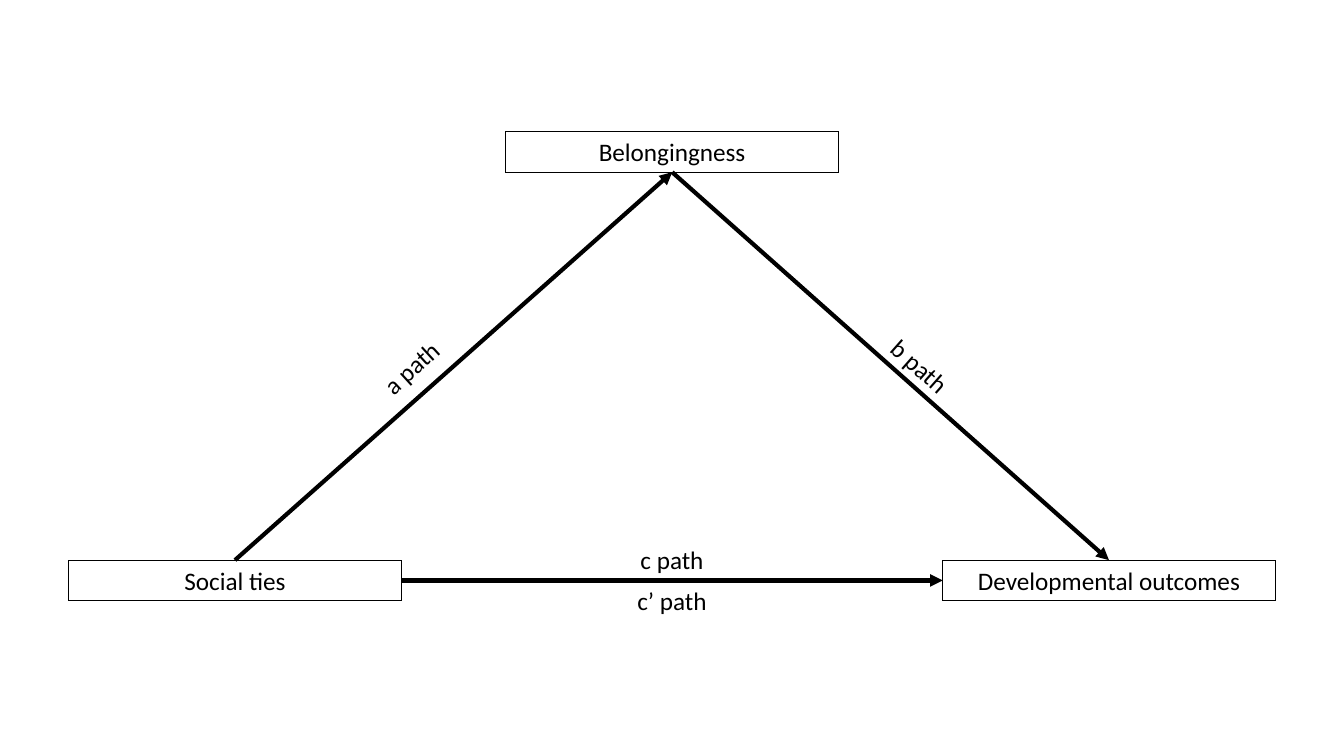
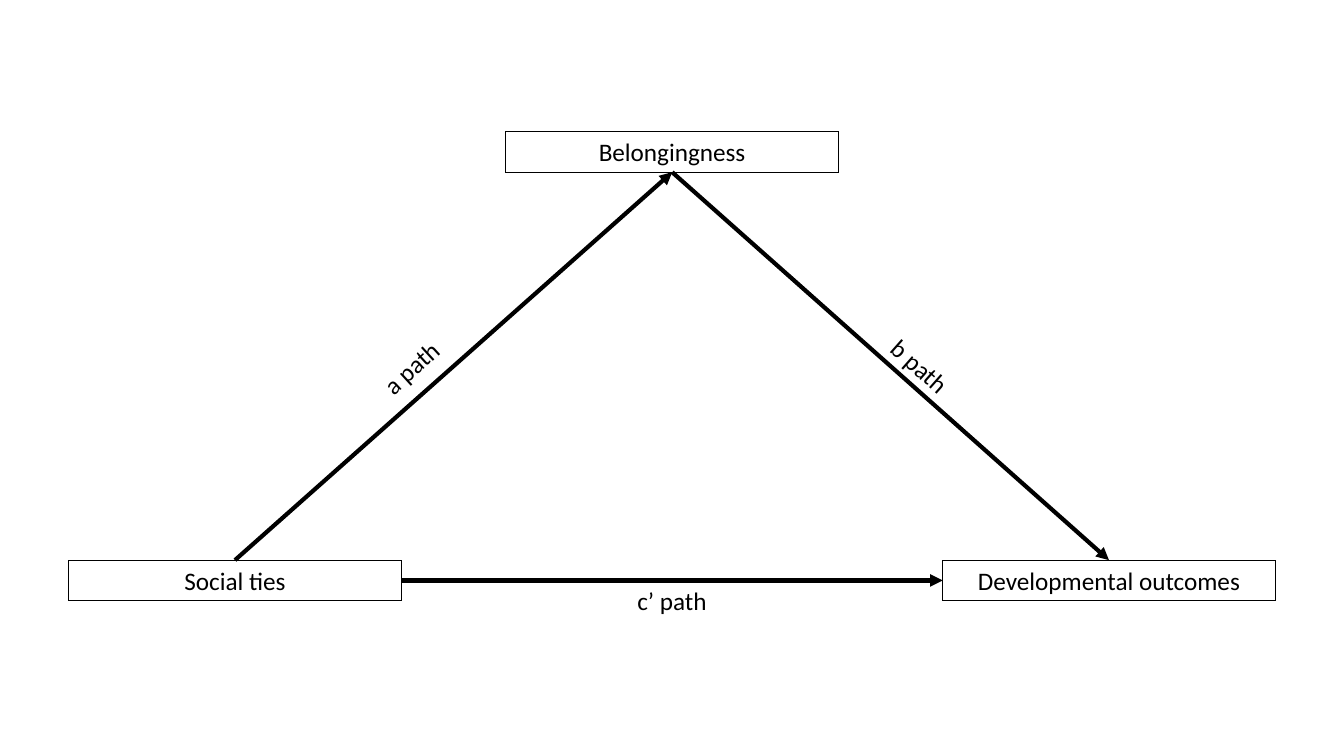
Before and after one commit to ndyetz/Thesis, a slide deck: slide 1 of figures/mediation model.pptx. Drawn at 1344x756 pixels with LibreOffice and Linux fonts; fonts in the diff are those of the drawing. Boxes give left, top, right and bottom in pixels: in the first picture for what was removed or moved away, otherwise in the second. Text is boxed around its words. In the diff, an @@ line names an element or a change of style, - is before the commit and + after.

```diff
--- a/figures/mediation model.pptx
+++ b/figures/mediation model.pptx
@@ text removed at [640, 551, 704, 573] @@
-c path
```
Also in this commit, not shown: 5 other files.
